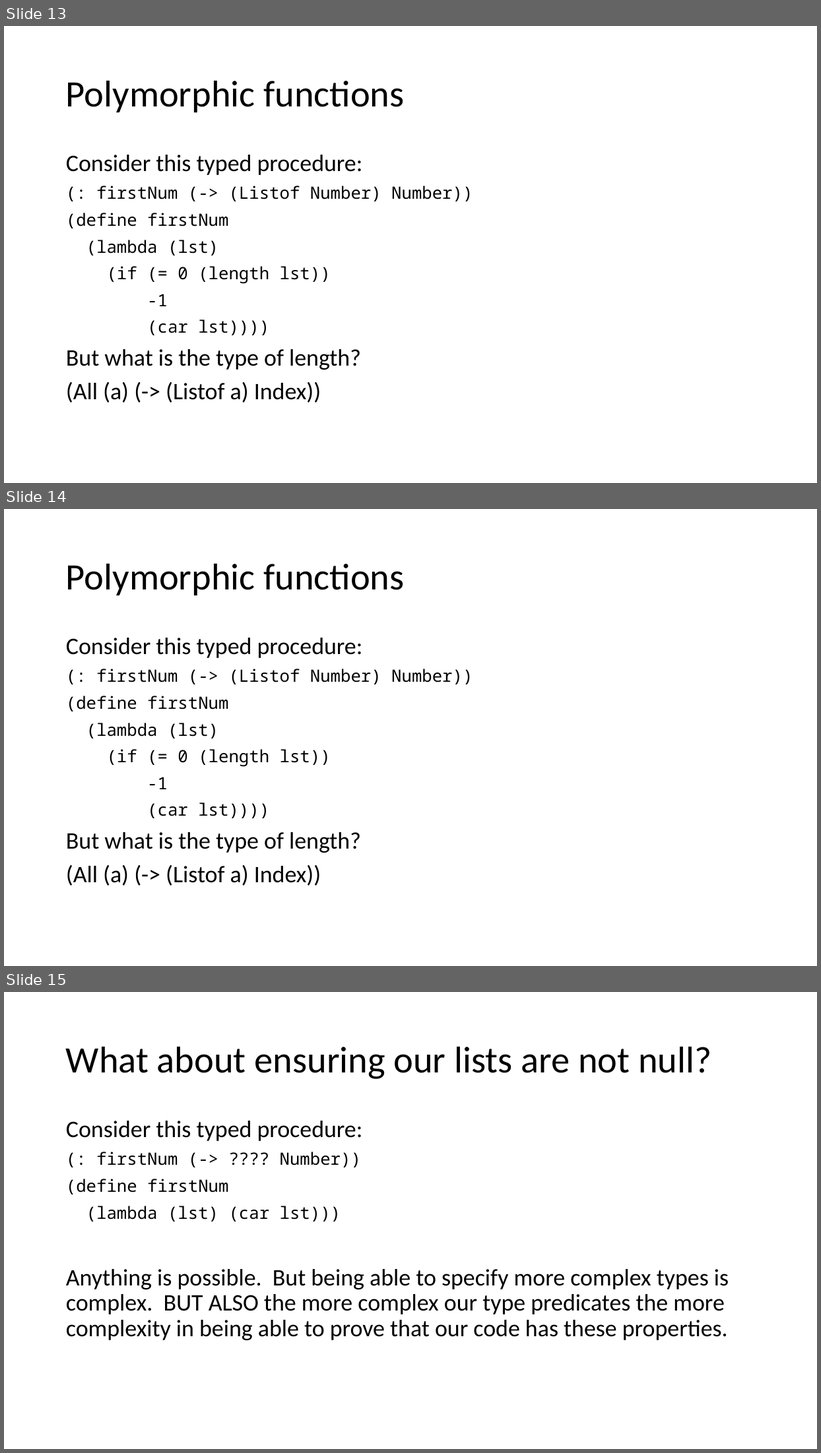
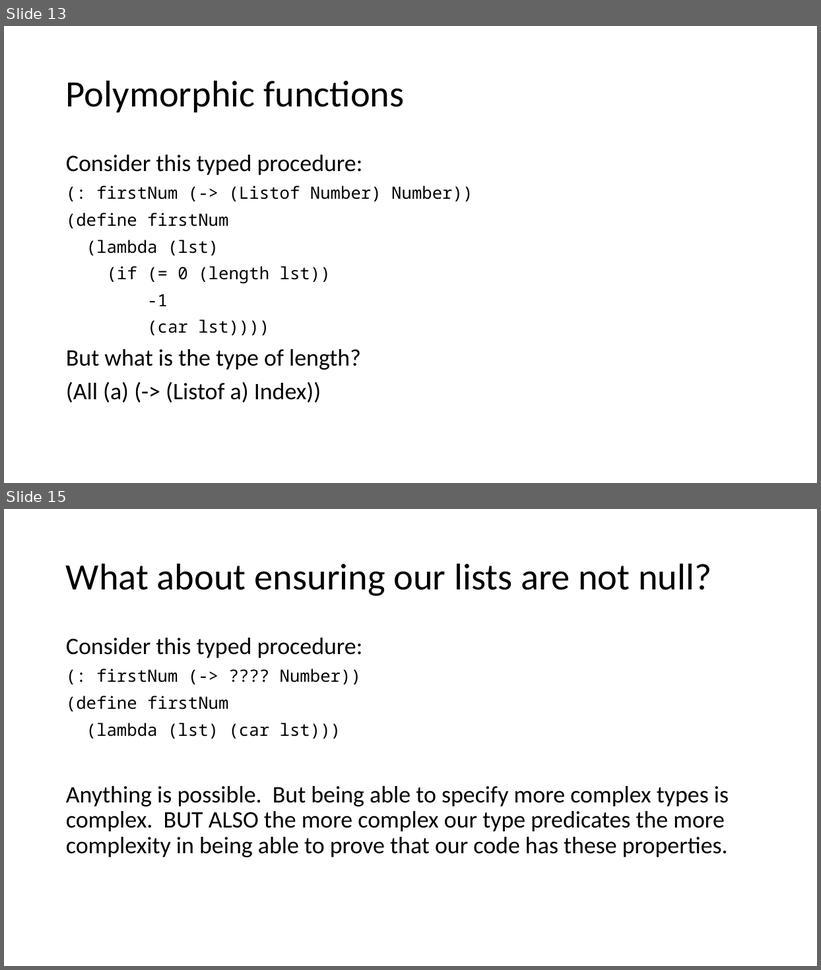
Before and after one commit to RHIT-CSSE/csse304, a slide deck: ClassMaterials/ImplicitTyping/ImplicitTyping.pptx. Shown one above the other, each under a label of ours: slides 13, 14 and 15 before the commit, slides 13 and 15 after it; the slides between them are not shown. The pictures are 821x1453 and 821x970 pixels, drawn with LibreOffice and Linux fonts; fonts in the diff are those of the drawing. Boxes give left, top, right and bottom in pixels: in the first picture for what was removed or moved away, otherwise in the second. Text is boxed around its words. In the diff, an @@ line names an element or a change of style, - is before the commit and + after.

```diff
--- a/ClassMaterials/ImplicitTyping/ImplicitTyping.pptx
+++ b/ClassMaterials/ImplicitTyping/ImplicitTyping.pptx
@@ slide 14 removed at [4, 509, 817, 966], background #FFFFFF @@
@@ title removed at [66, 563, 404, 595] @@
-Polymorphic functions
@@ text removed at [66, 638, 473, 886] @@
-Consider this typed procedure:
-(: firstNum (-> (Listof Number) Number))
-(define firstNum
-(lambda (lst)
-(if (= 0 (length lst))
--1
-(car lst))))
-But what is the type of length?
-(All (a) (-> (Listof a) Index))
```
Also in this commit, not shown: 1 slide changed, 1 slide added, 1 other file.
